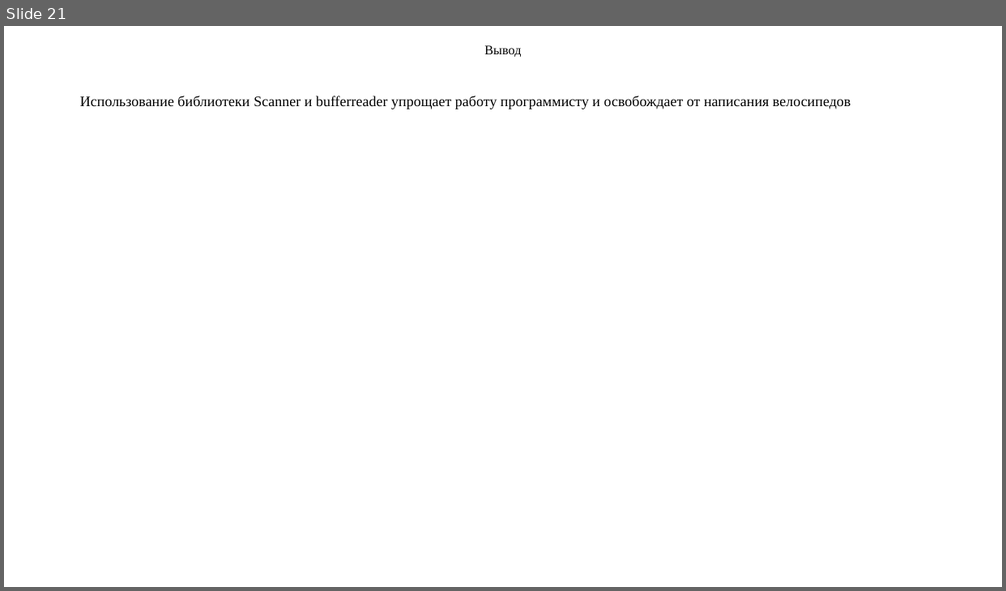
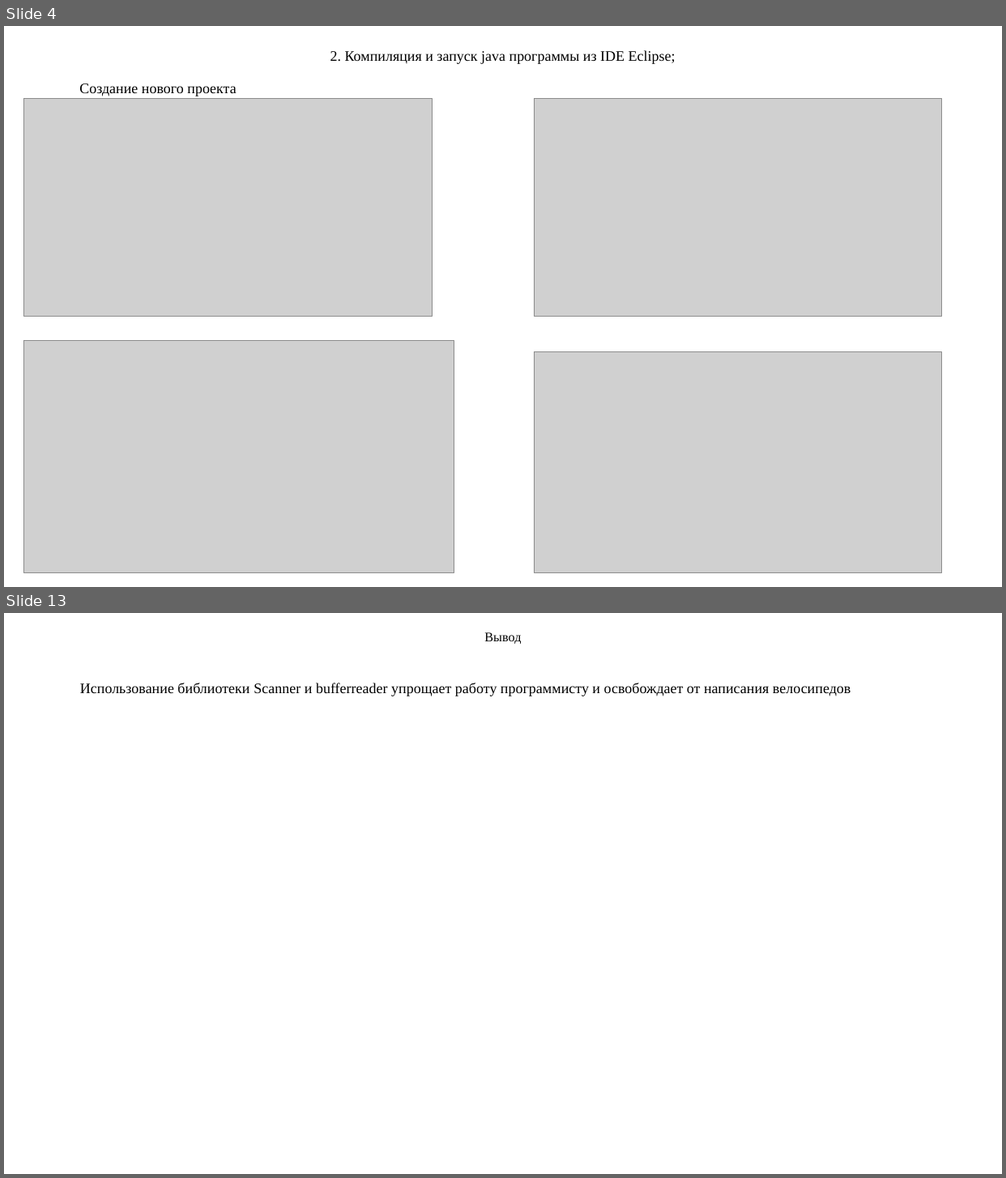
Before and after one commit to Vladnwx/Learn2023-2024, a slide deck: src/lr2/РИЗ-130916у Савельев В.Н. Отчет о выполнении ЛР2.pptx. Shown one above the other, each under a label of ours: slide 21 before the commit, slides 4 and 13 after it; the slides between them are not shown. The pictures are 1006x591 and 1006x1178 pixels, drawn with LibreOffice and Linux fonts; fonts in the diff are those of the drawing; grey boxes stand for pictures. Boxes give left, top, right and bottom in pixels: in the first picture for what was removed or moved away, otherwise in the second. Text is boxed around its words. In the diff, an @@ line names an element or a change of style, - is before the commit and + after.

```diff
--- a/src/lr2/РИЗ-130916у Савельев В.Н. Отчет о выполнении ЛР2.pptx
+++ b/src/lr2/РИЗ-130916у Савельев В.Н. Отчет о выполнении ЛР2.pptx
@@ slide 4 added at (4, 26, 1002, 587), background #FFFFFF @@
@@ title added at (330, 50, 675, 64), 14 pt, text #000000 @@
+2. Компиляция и запуск java программы из IDE Eclipse;
@@ text added at (79, 84, 236, 96), 14 pt, text #000000 @@
+Создание нового проекта
@@ picture added at (24, 99, 432, 317) @@
@@ picture added at (534, 99, 941, 317) @@
@@ picture added at (24, 341, 454, 574) @@
@@ picture added at (534, 352, 941, 574) @@
@@ what was slide 21 is now slide 13 @@
```
Also in this commit, not shown: 7 slides changed, 4 other slides added, 13 slides removed, 5 other files.
